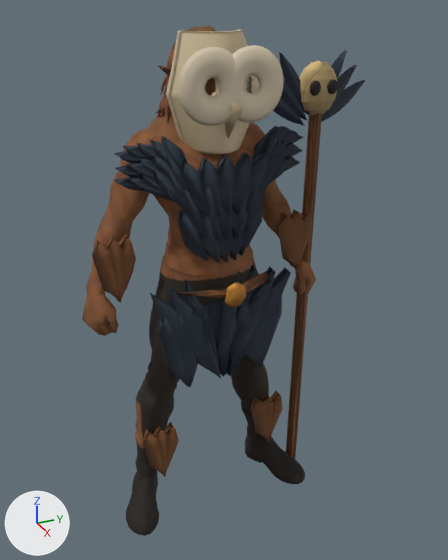
What one commit did to the glTF model asset/char3d/owl-mask-seer-v1/owl-mask-seer-v1-game.glb.
Before and after are seen from a 50 mm camera at (1.056, -0.435, 1.045) aimed at (0.01, 0.035, 0.522). Every picture has the same lights, and +X, +Y and +Z are marked at lower left. The first picture is the older version.

The first picture shows 'Carved_curved_mask_17mm', 'Held_RitualStaff', 'Mask_Outfit', 'Owl_facial_disc_-1', 'Owl_facial_disc_1', 'tripo_node_de6ba9df-c3c9-49ac-8b81-87af2aba2af5' and 1 more.
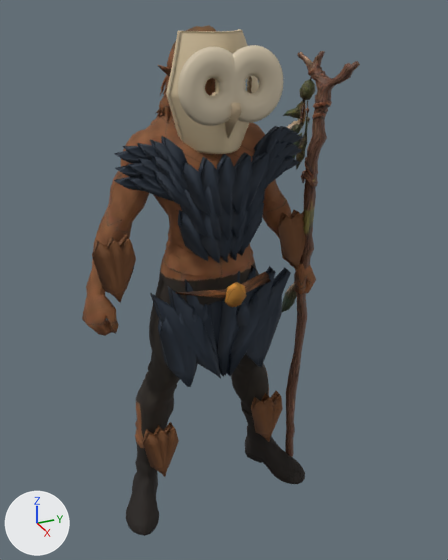
What the commit changed:
Picture 'NormalGL_30a29db6-6328-44d2-a7e2-af0d043fb8e4_wsw' (img_normalgl_30a29db6_6328_44d2_a7e2_af0d043fb8e4_wsw) is new.
Picture 'Color_30a29db6-6328-44d2-a7e2-af0d043fb8e4_wsw' (img_color_30a29db6_6328_44d2_a7e2_af0d043fb8e4_wsw) is new.
Material 'tripo_material_30a29db6-6328-44d2-a7e2-af0d043fb8e4_wsw' (mat_tripo_material_30a29db6_6328_44d2_a7e2_af0d043fb8e4_wsw) is new.
Uses the picture img_color_30a29db6_6328_44d2_a7e2_af0d043fb8e4_wsw.
Uses the picture img_normalgl_30a29db6_6328_44d2_a7e2_af0d043fb8e4_wsw.
Mesh me_weapon_swap is new.
It has 412 vertices, 730 faces and spans x -0.093..0.113, y 0.191..0.253, z 0.004..0.953.
It uses material mat_tripo_material_30a29db6_6328_44d2_a7e2_af0d043fb8e4_wsw.
Object 'Held_RitualStaff' (ob_held_ritualstaff) now shows nothing instead of me_cylinder_120.
Object 'Weapon_Swap' (ob_weapon_swap) is new; it shows me_weapon_swap.
Its location is (0.0, 0.0, 0.0).

Pixel boxes (x1, y1, x2, y2) of what changed, in the pictures (448 x 560 px):
'Held_RitualStaff', no longer drawn
    before: (273, 50, 365, 459)
    faces in mat_owl_mask_seer_v1_carvedwood (picture img_owl_mask_seer_v1_carvedwood): (286, 113, 322, 459)
    faces in mat_owl_mask_seer_v1_leaves (picture img_owl_mask_seer_v1_leaves): (273, 50, 365, 125)
    faces in mat_owl_mask_seer_v1_bone (picture img_owl_mask_seer_v1_bone): (299, 61, 337, 116)
    faces in mat_owl_mask_seer_v1_darkwood (picture img_owl_mask_seer_v1_darkwood): (310, 80, 338, 96)
'Weapon_Swap', added (brown)
    after: (282, 51, 360, 457)
